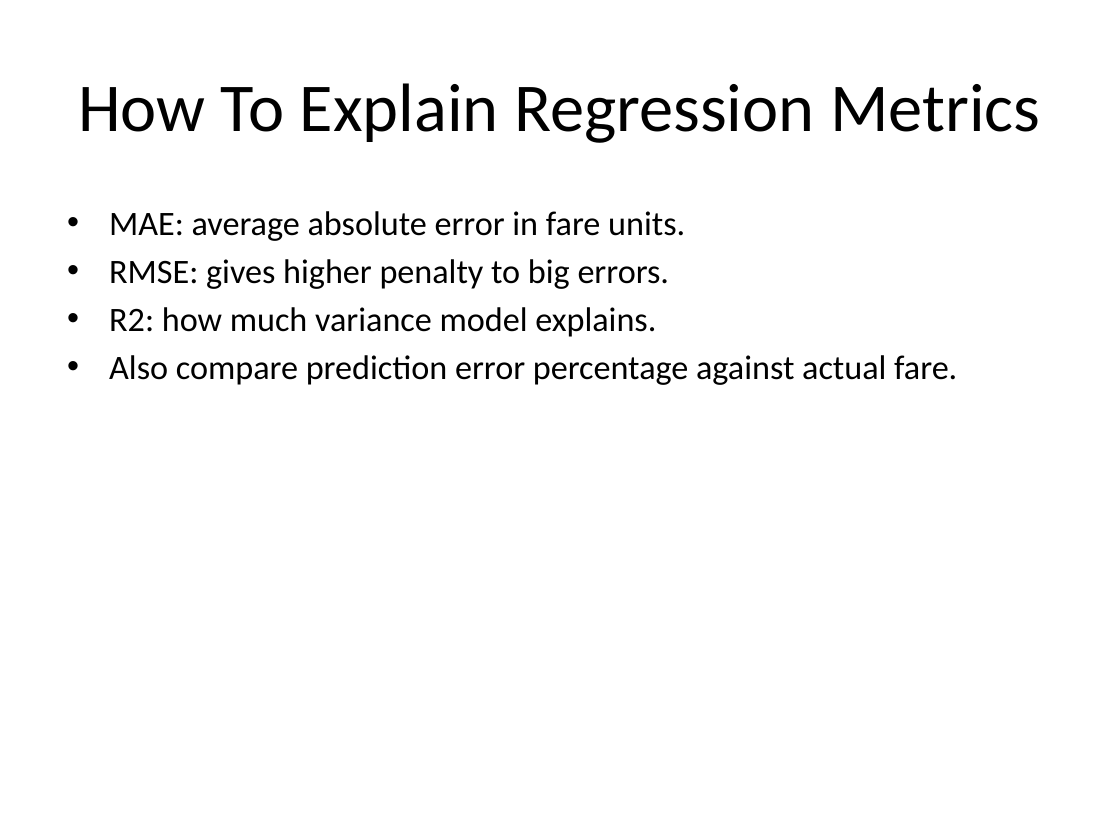
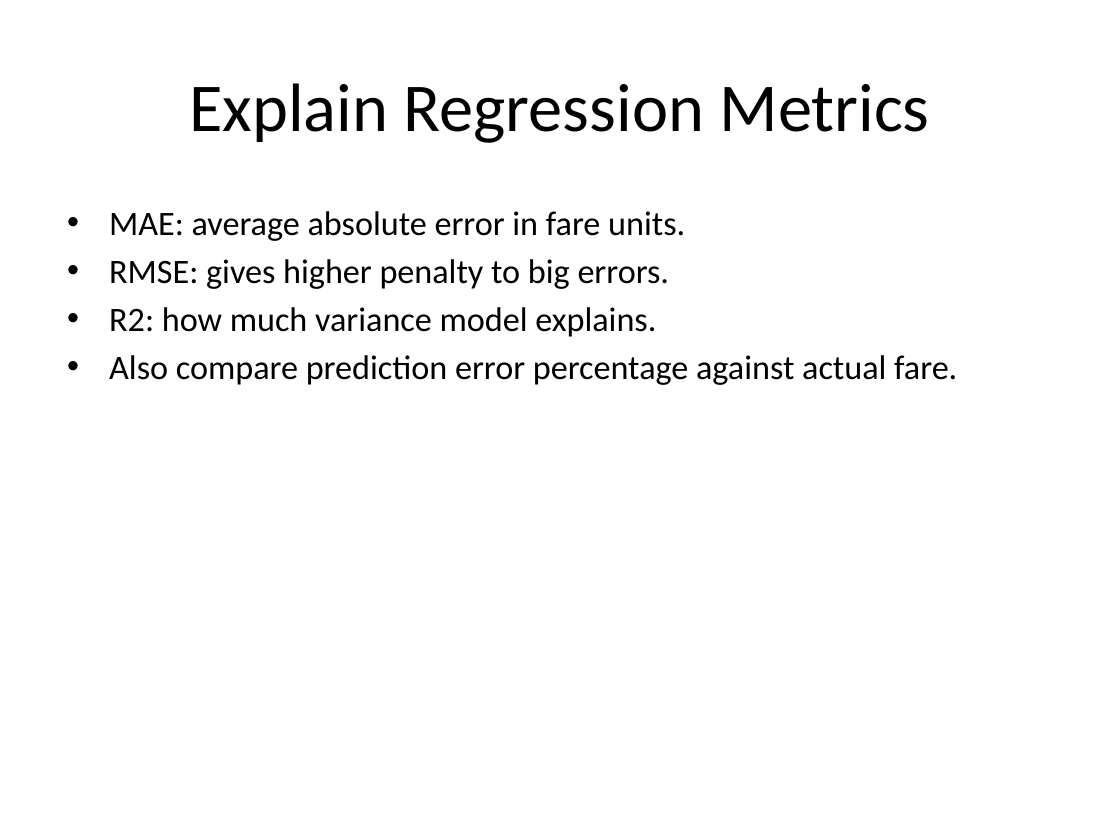
Before and after one commit to Meenakshipro/My-Projects, a slide deck: slide 20 of Project 3/docs/Rapido_Student_Teaching_Deck.pptx (slide 23 before the commit). Drawn at 1120x840 pixels with LibreOffice and Linux fonts; fonts in the diff are those of the drawing. Boxes give left, top, right and bottom in pixels: in the first picture for what was removed or moved away, otherwise in the second. Text is boxed around its words. In the diff, an @@ line names an element or a change of style, - is before the commit and + after.

```diff
--- a/Project 3/docs/Rapido_Student_Teaching_Deck.pptx
+++ b/Project 3/docs/Rapido_Student_Teaching_Deck.pptx
@@ title at [189,83,929,143]: text changed @@
-How To Explain Regression Metrics
+Explain Regression Metrics
```
Also in this commit, not shown: 12 other slides changed, 1 slide added, 11 slides removed, 4 other files.
